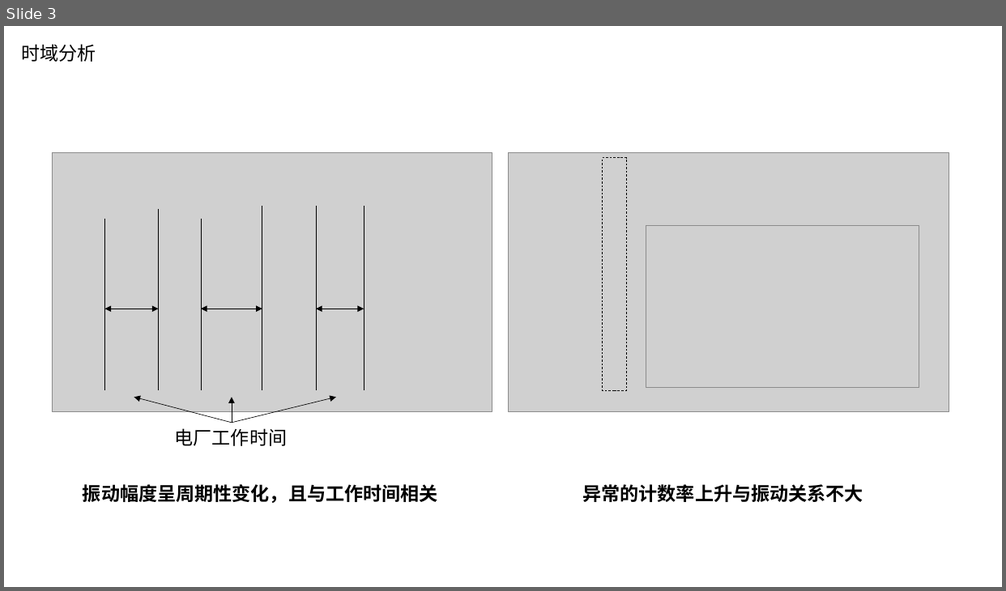
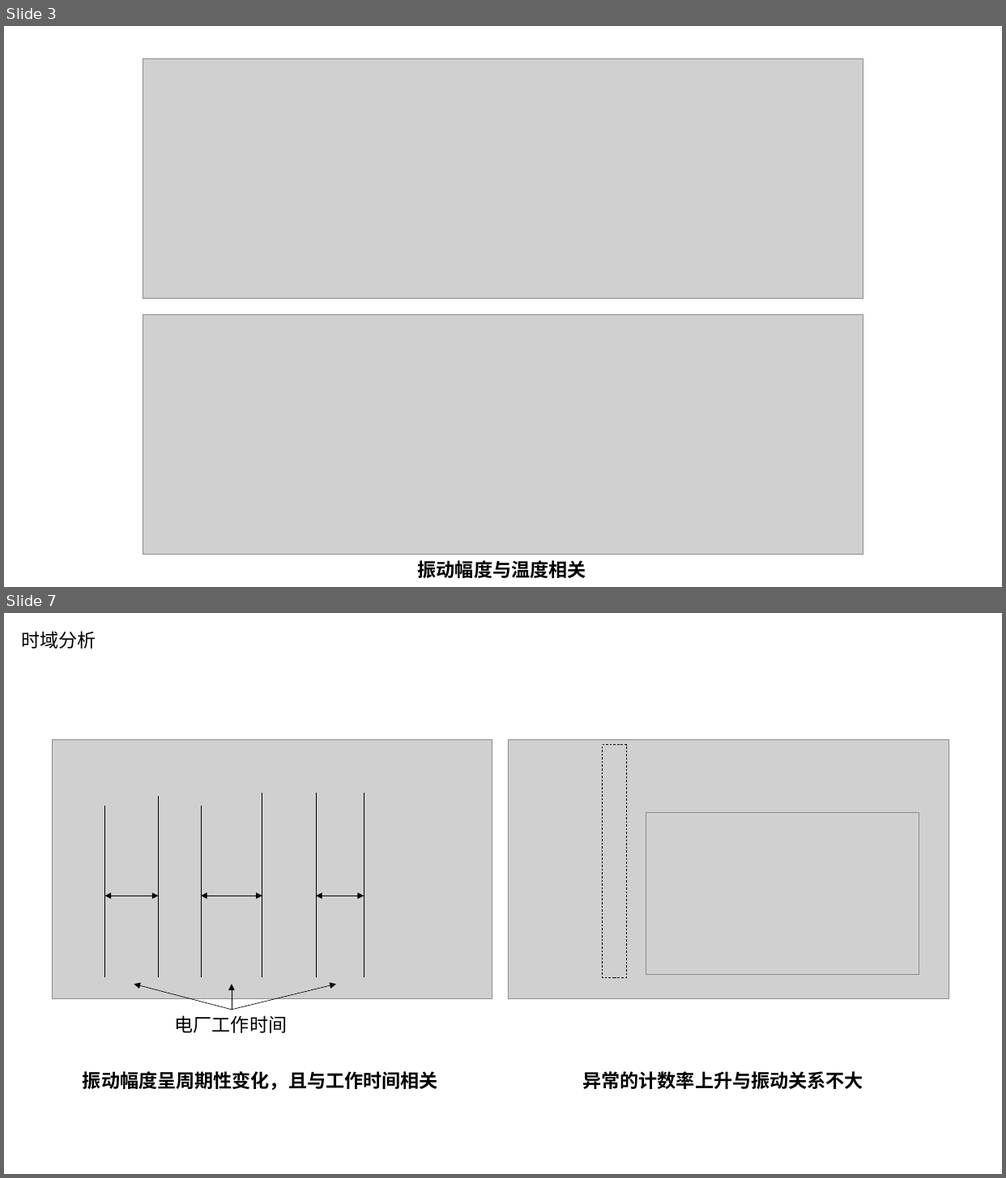
Before and after one commit to HongfeiWan/DeepVibration, a slide deck: design/arch.pptx. Shown one above the other, each under a label of ours: slide 3 before the commit, slides 3 and 7 after it; the slides between them are not shown. The pictures are 1006x591 and 1006x1178 pixels, drawn with LibreOffice and Linux fonts; fonts in the diff are those of the drawing; grey boxes stand for pictures; background and template pictures are left out. Boxes give left, top, right and bottom in pixels: in the first picture for what was removed or moved away, otherwise in the second. Text is boxed around its words. In the diff, an @@ line names an element or a change of style, - is before the commit and + after.

```diff
--- a/design/arch.pptx
+++ b/design/arch.pptx
@@ slide 3 added at (x1=4, y1=26, x2=1002, y2=587), background #FFFFFF @@
@@ picture added at (x1=143, y1=59, x2=863, y2=299) @@
@@ picture added at (x1=143, y1=315, x2=863, y2=555) @@
@@ text added at (x1=418, y1=561, x2=586, y2=578), 18 pt, text #000000, bold @@
+振动幅度与温度相关
@@ what was slide 3 is now slide 7 @@
```
Also in this commit, not shown: 1 slide changed, 8 other slides added, 1 slide removed, 15 other files.
